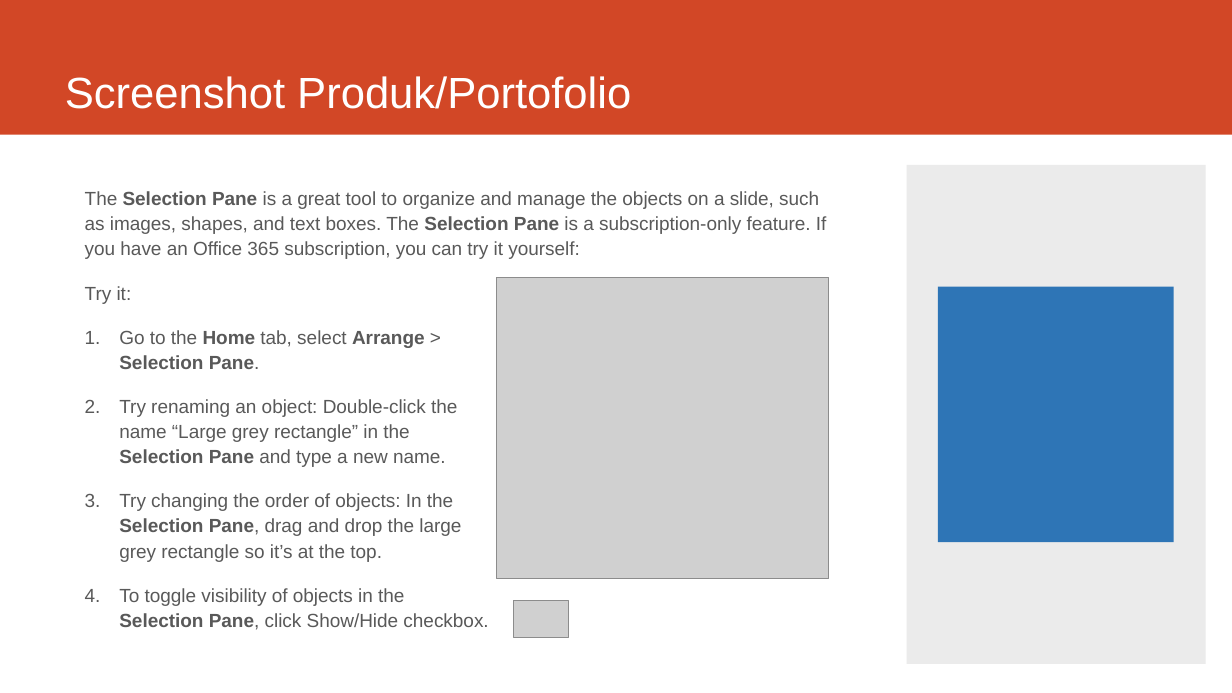
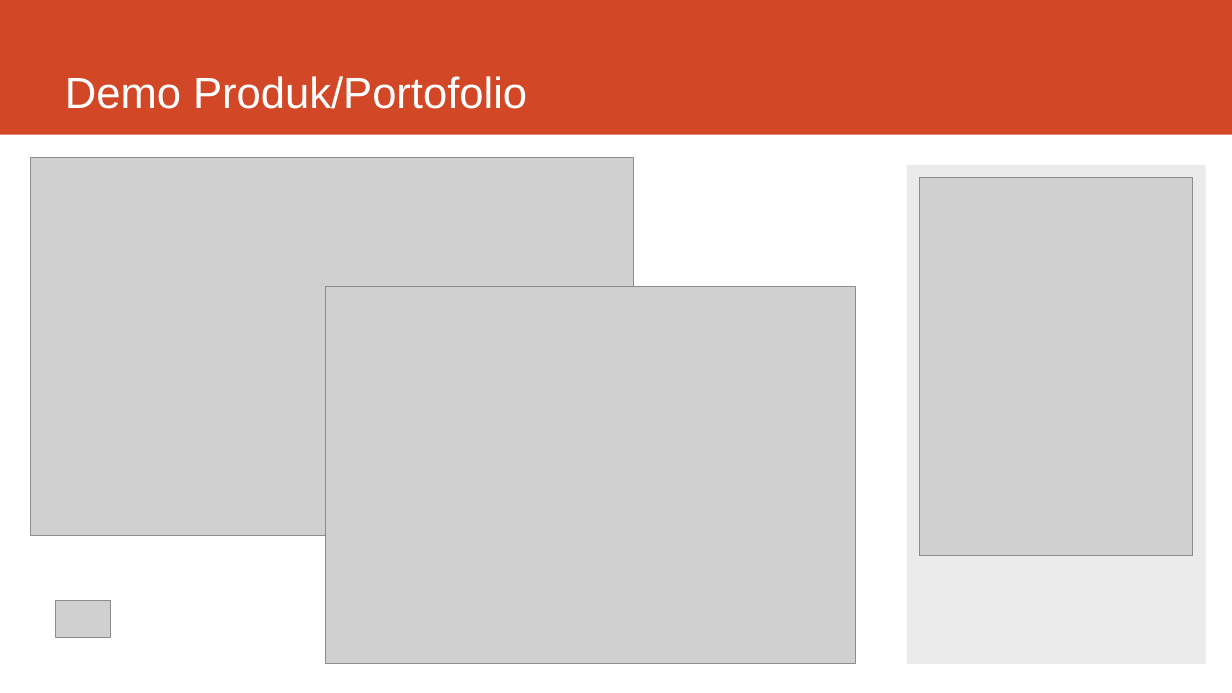
Before and after one commit to x-tb/chatbotmanager, a slide deck: slide 5 of Presentasi Materi Project Chatbot Manager Python PHP.pptx. Drawn at 1232x693 pixels with LibreOffice and Linux fonts; fonts in the diff are those of the drawing; grey boxes stand for pictures. Boxes give left, top, right and bottom in pixels: in the first picture for what was removed or moved away, otherwise in the second. Text is boxed around its words. In the diff, an @@ line names an element or a change of style, - is before the commit and + after.

```diff
--- a/Presentasi Materi Project Chatbot Manager Python PHP.pptx
+++ b/Presentasi Materi Project Chatbot Manager Python PHP.pptx
@@ title at bbox=[65, 76, 527, 109]: text changed @@
-Screenshot Produk/Portofolio
+Demo Produk/Portofolio
@@ picture added at bbox=[30, 158, 634, 535] @@
@@ picture added at bbox=[920, 177, 1192, 556] @@
@@ text removed at bbox=[85, 191, 827, 630] @@
-The Selection Pane is a great tool to organize and manage the objects on a slide, such as images, shapes, and text boxes. The Selection Pane is a subscription-only feature. If you have an Office 365 subscription, you can try it yourself:
-Try it:
-1. Go to the Home tab, select Arrange >
-   Selection Pane.
-2. Try renaming an object: Double-click the
-   name “Large grey rectangle” in the
-   Selection Pane and type a new name.
-3. Try changing the order of objects: In the
-   Selection Pane, drag and drop the large
-   grey rectangle so it’s at the top.
-4. To toggle visibility of objects in the
-   Selection Pane, click Show/Hide checkbox.
@@ picture added at bbox=[325, 287, 856, 664] @@
@@ picture removed at bbox=[496, 277, 828, 579] @@
@@ rectangle removed at bbox=[938, 287, 1174, 543] @@
@@ picture: place and size @@
-picture at bbox=[514, 601, 568, 637]
+picture at bbox=[55, 601, 110, 637]
```
Also in this commit, not shown: 3 other slides changed, 3 slides added, 3 slides removed.
